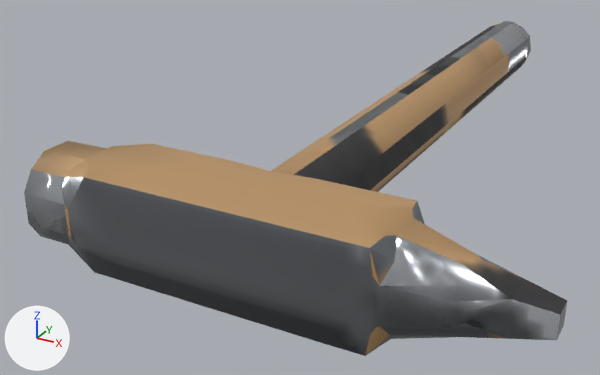
Before and after pictures for a commit that changed the glTF model priv/models/hammer_edits.far.glb.
Rendered twice from a 50 mm camera at (0.1187, -0.3212, 0.1304) aimed at (-0.0331, -0.0452, -0.0076). Arrows for +X, +Y and +Z are at lower left; the lights stay in place. The older version comes first. Vertices at exactly the same position are counted once.

Names of what the first picture shows: 'hammer_edits'.
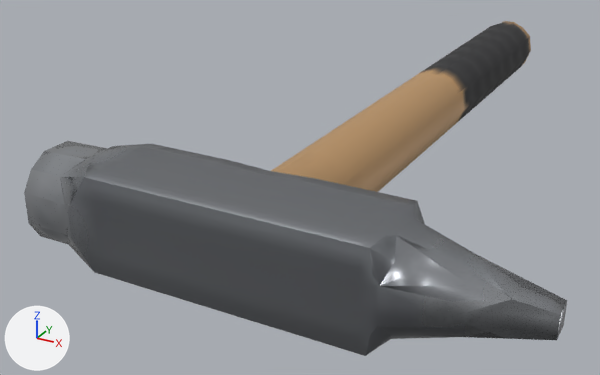
Boxes (x1, y1, x2, y2) around the edits, measured in the pictures (600 x 375 px; the box of a moved part takes in the faces that stretch with it):
part 1 of me_hammer_edits, moved or reshaped: (458, 30, 527, 118) in both
part 2 of me_hammer_edits, moved or reshaped: (84, 177, 386, 356) in both
part 3 of me_hammer_edits, surface changed: (27, 21, 567, 356) in both

Diff of the bpy script that builds the scene:
```diff
--- a/priv/models/hammer_edits.far.glb.py
+++ b/priv/models/hammer_edits.far.glb.py
@@ me_hammer_edits @@
 me_hammer_edits.from_pydata(...)  # 202 vertices, 400 faces; spans x -0.07..0.092, y -0.158..0.143, z 0.002..0.038
 # used by ob_hammer_edits; location = (0.0, 0.0, 0.0)
 # verts and faces of me_hammer_edits; kept vertices keep their numbers, new ones are numbered from 202
 # before: 9 (0.014, 0.125, 0.015) at pixel (527, 55), 10 (0.011, 0.125, 0.009) at pixel (521, 66), 13 (0.012, 0.125, 0.024) at pixel (526, 39), 21 (0.008, 0.125, 0.029) at pixel (519, 29), 24 (0.012, 0.025, 0.024) at pixel (466, 86)
 # before: 25 (0.014, 0.025, 0.015) at pixel (468, 106), 26 (0.011, 0.025, 0.009) at pixel (461, 118), 31 (0.008, 0.025, 0.029) at pixel (457, 74)
+# me_hammer_edits part 1
+delete_faces([(9, 25, 10), (10, 25, 26), (13, 21, 24), (21, 31, 24)])
+faces += [(9, 26, 10), (9, 25, 26), (13, 21, 31), (13, 31, 24)]
+# me_hammer_edits part 2
+# 1 vertex is removed from x 0.035, y -0.156, z 0.004
+# 17 faces are deleted
+# 1 vertex is added at (0.035, -0.156, 0.036)
+# 17 new faces join them
+# me_hammer_edits part 3: 354 kept faces spanning x -0.07..0.092, y -0.158..0.143, z 0.002..0.038 get new texture (UV) coordinates
 me_hammer_edits.materials.append(mat_paint)
```
